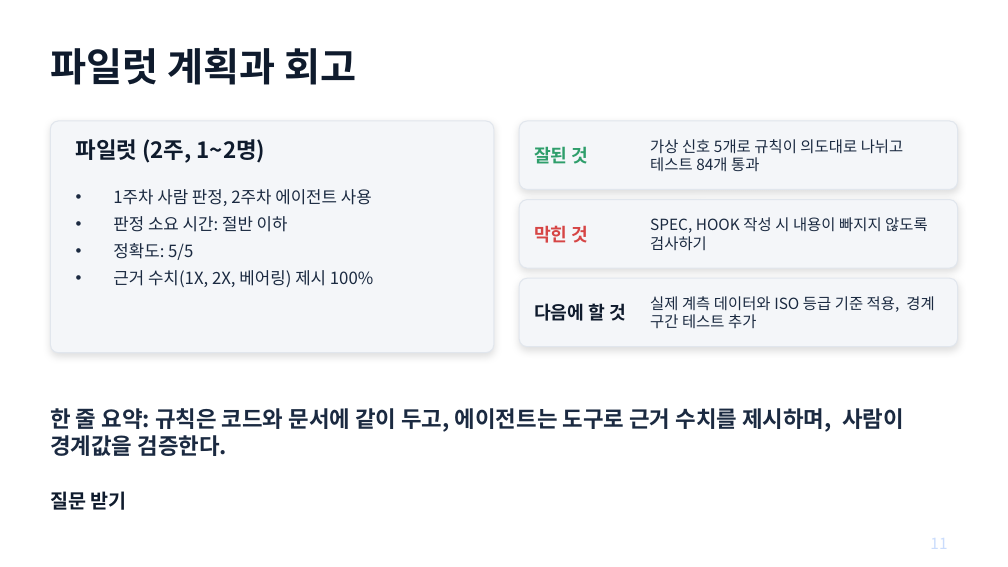
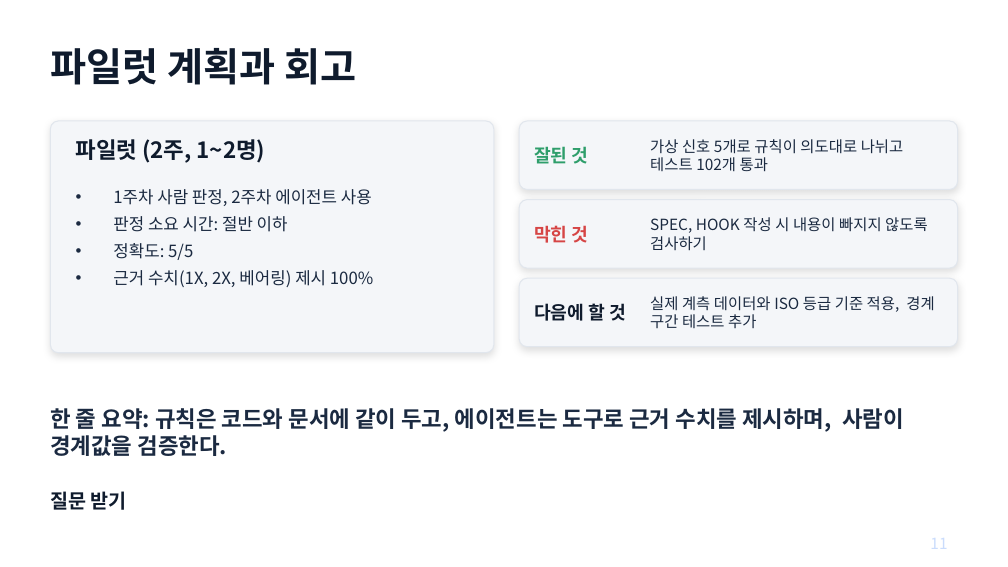
Before and after one commit to njpark22-eng/test, a slide deck: slide 11 of vibe-agent-demo-1.pptx. Drawn at 1008x567 pixels with LibreOffice and Linux fonts; fonts in the diff are those of the drawing. Boxes give left, top, right and bottom in pixels: in the first picture for what was removed or moved away, otherwise in the second. Text is boxed around its words. In the diff, an @@ line names an element or a change of style, - is before the commit and + after.

```diff
--- a/vibe-agent-demo-1.pptx
+++ b/vibe-agent-demo-1.pptx
@@ text at [650,139,904,172]: text changed @@
-가상 신호 5개로 규칙이 의도대로 나뉘고 테스트 84개 통과
+가상 신호 5개로 규칙이 의도대로 나뉘고 테스트 102개 통과
```
Also in this commit, not shown: 3 other slides changed.
